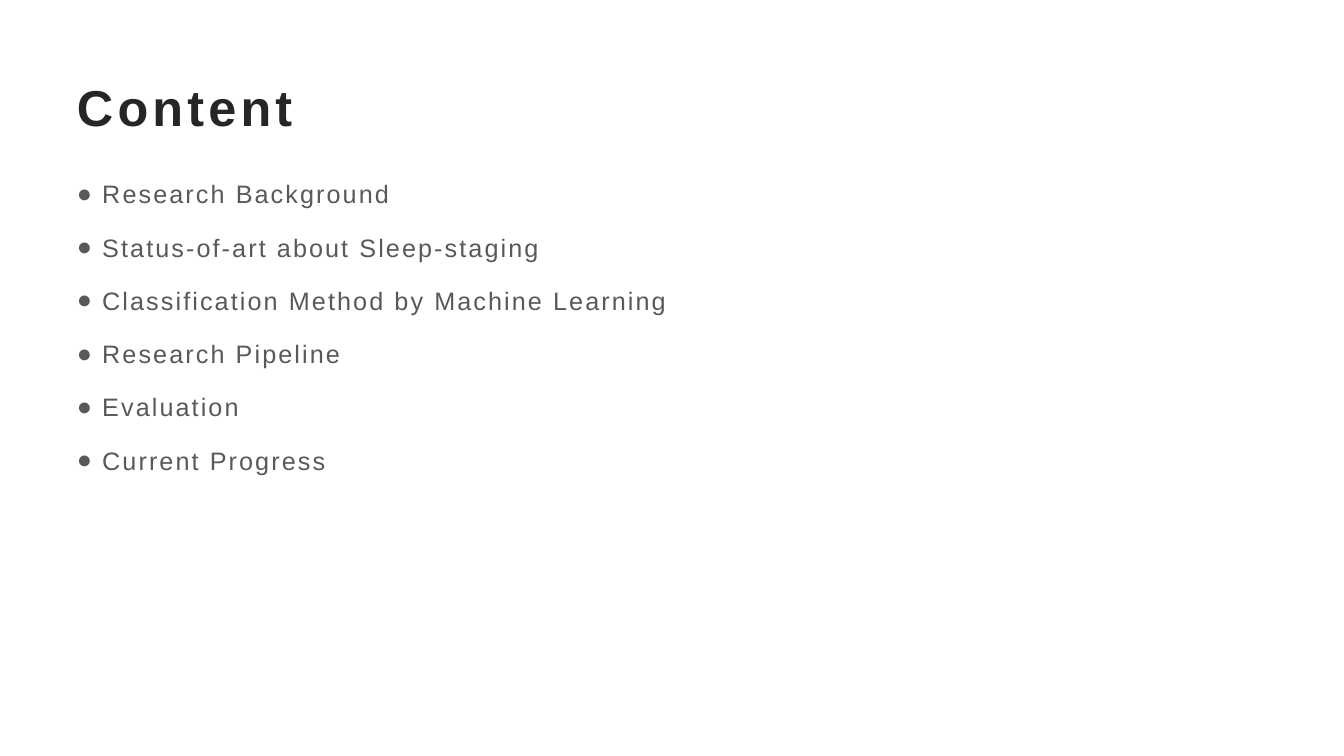
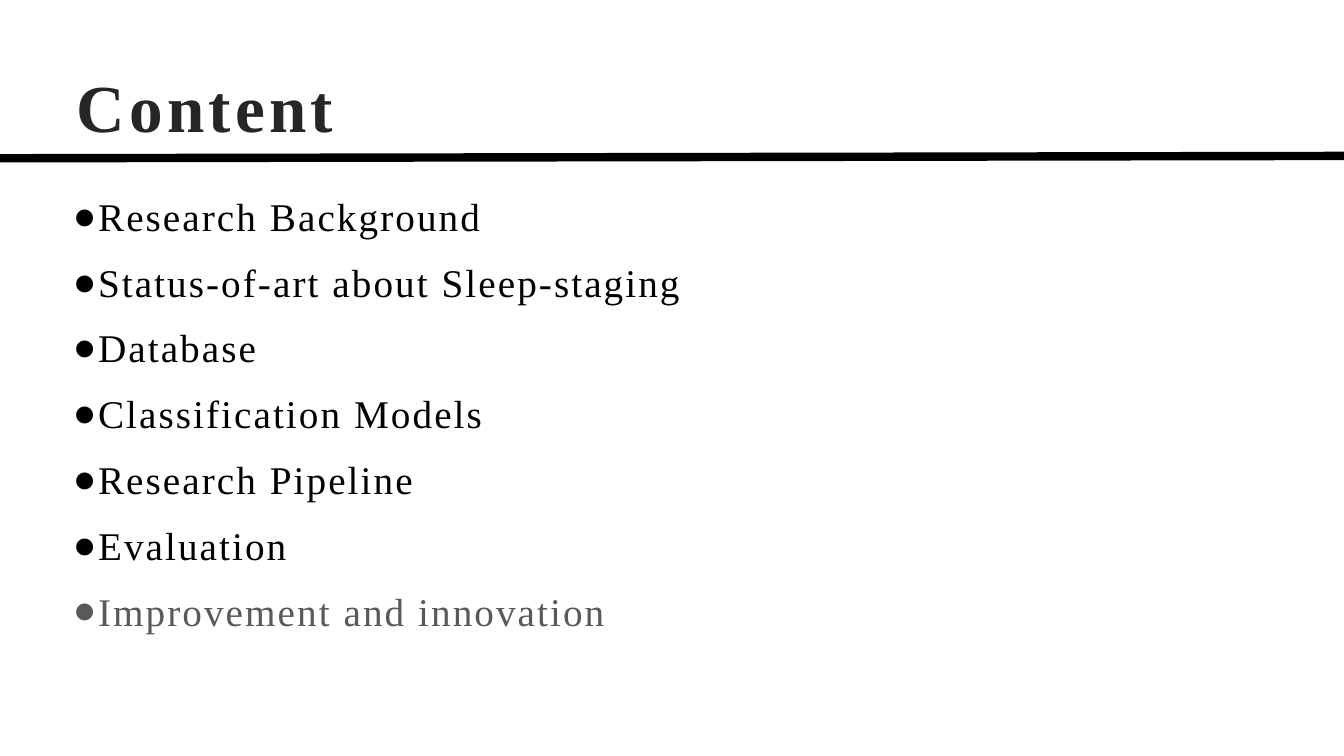
Before and after one commit to TonyHGF/EEG-Sleep-Staging, a slide deck: slide 2 of pre/slides.pptx. Drawn at 1344x756 pixels with LibreOffice and Linux fonts; fonts in the diff are those of the drawing. Boxes give left, top, right and bottom in pixels: in the first picture for what was removed or moved away, otherwise in the second. Text is boxed around its words. In the diff, an @@ line names an element or a change of style, - is before the commit and + after.

```diff
--- a/pre/slides.pptx
+++ b/pre/slides.pptx
@@ title "Content" at [77, 87, 333, 133]: size 36 to 48 pt, font Arial to Times New Roman @@
@@ line added from (0, 158) to (1344, 156), #000000 6 pt @@
@@ text "Research Background": place and size @@
-text "Research Background" at [102, 184, 666, 475]
+text "Research Background" at [98, 203, 680, 633]
@@ text at [98, 203, 680, 561]: size 18 to 28 pt, font Arial to Times New Roman, text colour #595959 to #000000 in "Research Background", "Status-of-art about Sleep-staging", "Research Pipeline", "Evaluation"; line spacing 1.3 to 1.1 @@
@@ text at [98, 334, 482, 429]: text changed; size 18 to 28 pt; font Arial to Times New Roman; text colour #595959 to #000000 @@
-● Classification Method by Machine Learning
+● Database
+● Classification Models
@@ text at [98, 599, 604, 633]: text changed; size 18 to 28 pt; font Arial to Times New Roman @@
-● Current Progress
+● Improvement and innovation
```
Also in this commit, not shown: 8 other slides changed, 6 slides added, 2 slides removed, 8 other files.
